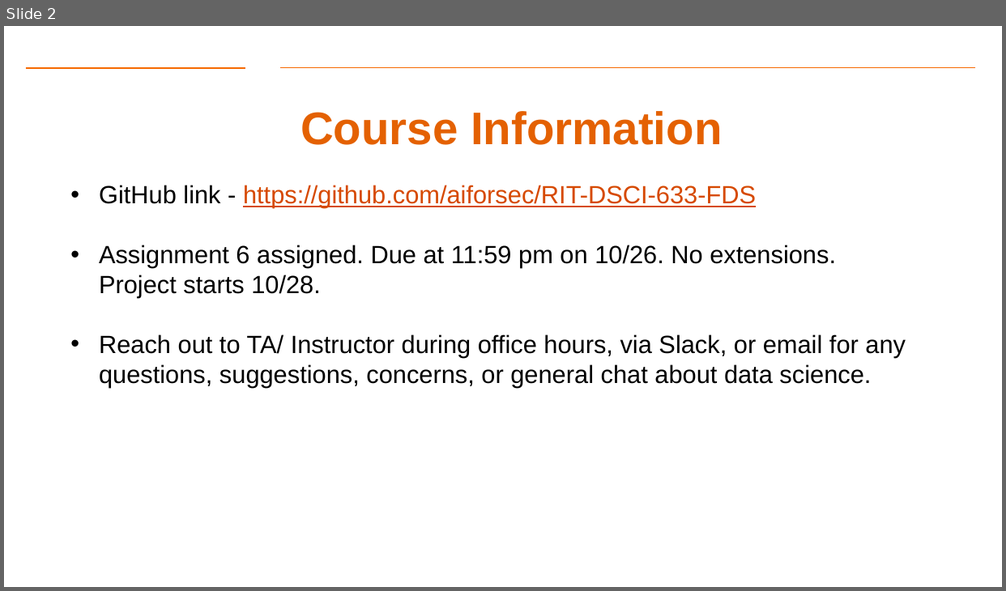
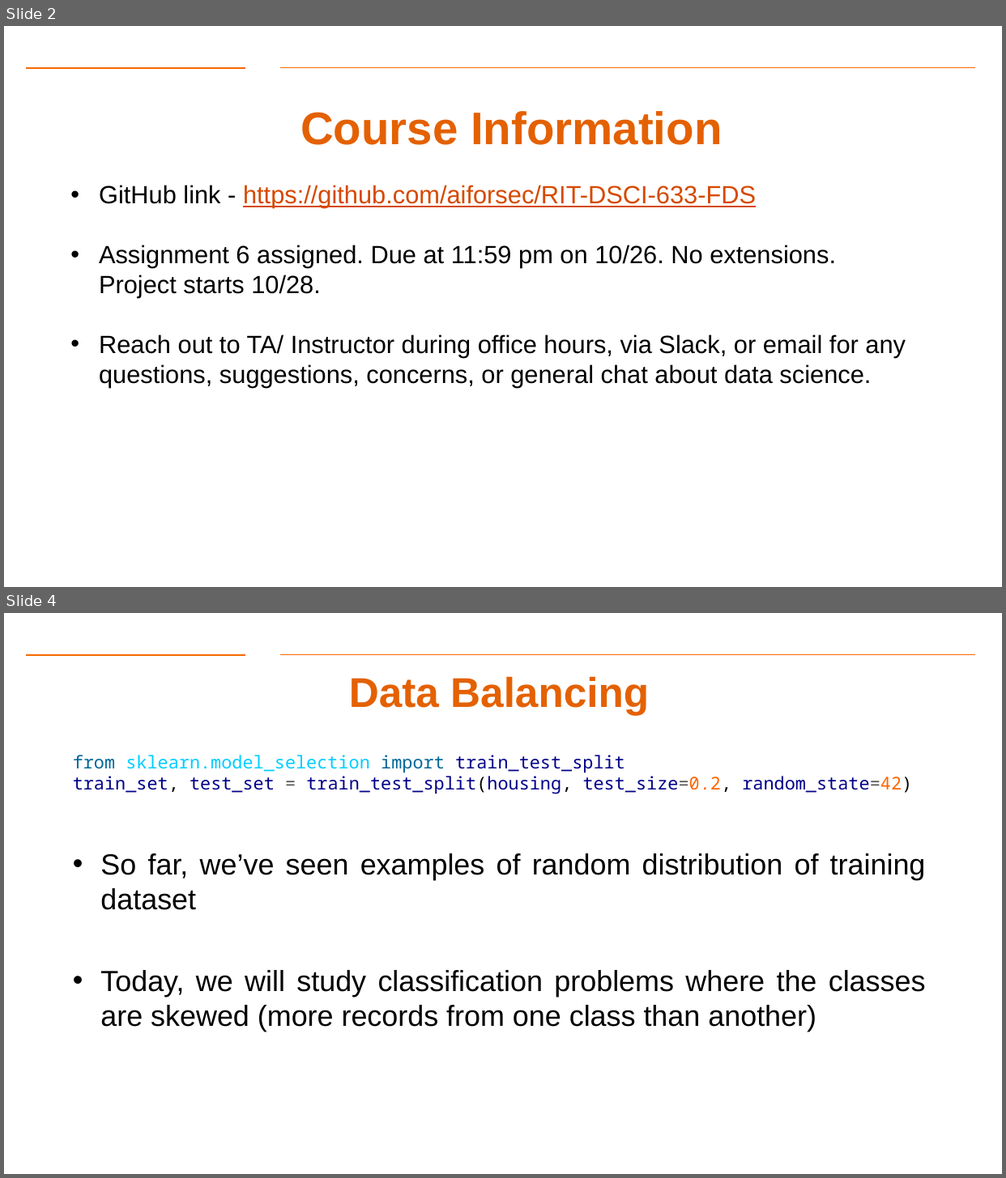
Before and after one commit to Dre1896/RIT-DSCI-633-FDS, a slide deck: Syllabus/Lecture16/Lec16.pptx. Shown one above the other, each under a label of ours: slide 2 before the commit, slides 2 and 4 after it; the slides between them are not shown. The pictures are 1006x591 and 1006x1178 pixels, drawn with LibreOffice and Linux fonts; fonts in the diff are those of the drawing; background and template pictures are left out. Boxes give left, top, right and bottom in pixels: in the first picture for what was removed or moved away, otherwise in the second. Text is boxed around its words. In the diff, an @@ line names an element or a change of style, - is before the commit and + after.

```diff
--- a/Syllabus/Lecture16/Lec16.pptx
+++ b/Syllabus/Lecture16/Lec16.pptx
@@ slide 4 added at [4,613,1002,1174], background #FFFFFF; not listed: 2 template elements that a slide beside it also shows @@
@@ title added at [349,676,649,715], 40 pt, text #E46102, bold @@
+Data Balancing
@@ text added at [73,755,926,1032], 28 pt, text #000000 @@
+from sklearn.model_selection import train_test_split
+train_set, test_set = train_test_split(housing, test_size=0.2, random_state=42)
+• So far, we’ve seen examples of random distribution of training dataset
+• Today, we will study classification problems where the classes are skewed (more records from one class than another)
```
Also in this commit, not shown: 1 slide changed, 15 other slides added, 36 slides removed, 2 other files.
